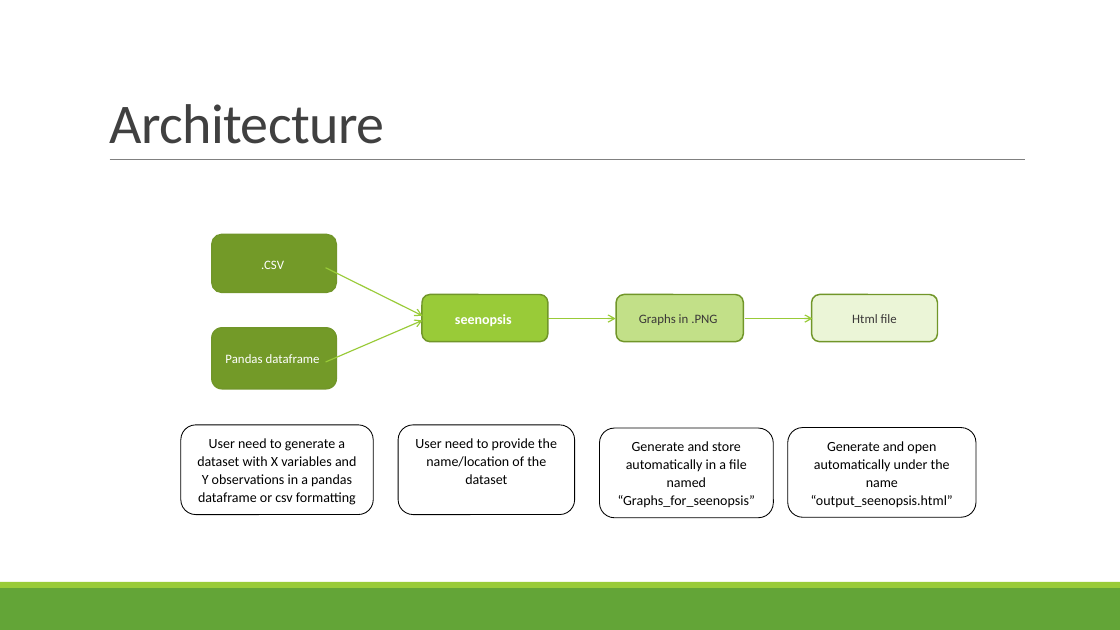
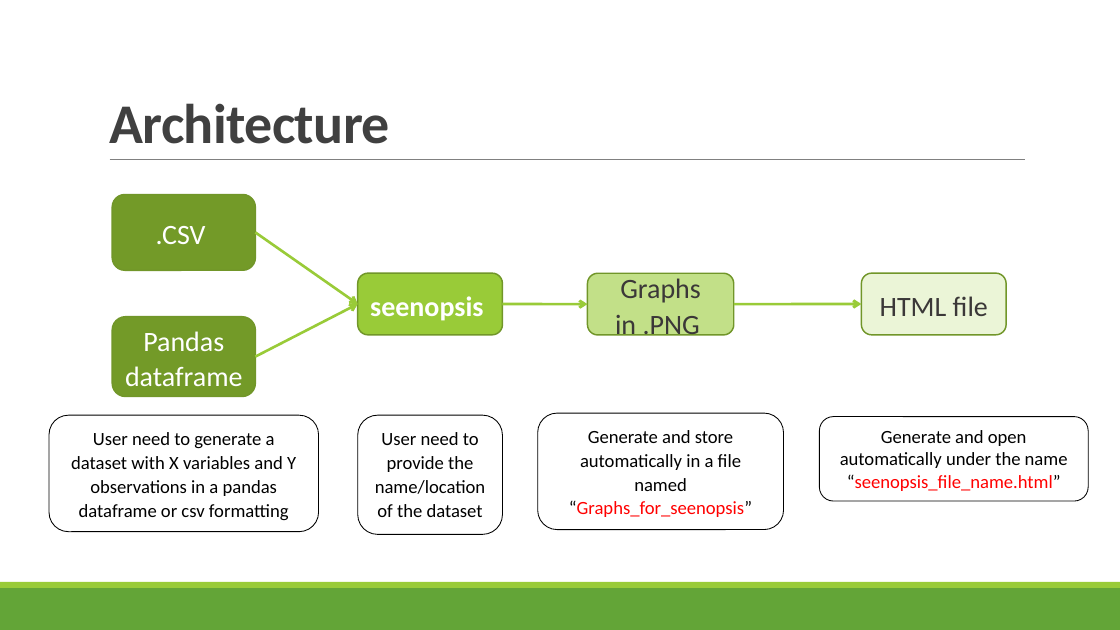
Before and after one commit to meytala/seenopsis, a slide deck: slide 5 of seenopsis_presentation.pptx. Drawn at 1120x630 pixels with LibreOffice and Linux fonts; fonts in the diff are those of the drawing. Boxes give left, top, right and bottom in pixels: in the first picture for what was removed or moved away, otherwise in the second. Text is boxed around its words. In the diff, an @@ line names an element or a change of style, - is before the commit and + after.

```diff
--- a/seenopsis_presentation.pptx
+++ b/seenopsis_presentation.pptx
@@ title "Architecture" at [109, 103, 390, 144]: bold on @@
@@ size 11 to 24 pt in 3 elements at [587, 273, 734, 334], [113, 317, 256, 397], [113, 195, 256, 271] @@
@@ rounded rectangle ".CSV": place and size @@
-rounded rectangle ".CSV" at [212, 234, 336, 292]
+rounded rectangle ".CSV" at [113, 195, 256, 271]
@@ arrow moved from (326, 268) - (423, 316) to (255, 233) - (358, 304) @@
@@ arrow (255, 233) - (358, 304): stroke #99CB38 1 pt to #99CB38 2.25 pt @@
@@ rounded rectangle "seenopsis": place and size @@
-rounded rectangle "seenopsis" at [422, 295, 548, 342]
+rounded rectangle "seenopsis" at [358, 273, 502, 334]
@@ rounded rectangle "seenopsis" at [358, 273, 502, 334]: size 12 to 24 pt @@
@@ rounded rectangle "Graphs in .PNG": place and size @@
-rounded rectangle "Graphs in .PNG" at [617, 295, 744, 342]
+rounded rectangle "Graphs in .PNG" at [587, 273, 734, 334]
@@ rounded rectangle "HTML file": place and size @@
-rounded rectangle "HTML file" at [812, 295, 938, 342]
+rounded rectangle "HTML file" at [861, 273, 1006, 334]
@@ text in rounded rectangle at [880, 296, 988, 316]: text changed; size 11 to 24 pt @@
-Html file
+HTML file
@@ rounded rectangle "Pandas dataframe": place and size @@
-rounded rectangle "Pandas dataframe" at [212, 328, 336, 389]
+rounded rectangle "Pandas dataframe" at [113, 317, 256, 397]
@@ arrow moved from (326, 362) - (423, 320) to (255, 357) - (358, 304) @@
@@ arrow (255, 357) - (358, 304): stroke #99CB38 1 pt to #99CB38 2.25 pt @@
@@ arrow moved from (548, 318) - (616, 318) to (502, 304) - (587, 304) @@
@@ arrow (502, 304) - (587, 304): stroke #99CB38 1 pt to #99CB38 2.25 pt @@
@@ arrow moved from (745, 318) - (812, 318) to (734, 304) - (861, 304) @@
@@ arrow (734, 304) - (861, 304): stroke #99CB38 1 pt to #99CB38 2.25 pt @@
@@ rounded rectangle "User need to generate a ..." at [49, 415, 318, 532]: size 12 to 16 pt @@
@@ rounded rectangle "User need to generate a ...": place and size @@
-rounded rectangle "User need to generate a ..." at [181, 425, 373, 515]
+rounded rectangle "User need to generate a ..." at [49, 415, 318, 532]
@@ rounded rectangle "User need to provide the ...": place and size @@
-rounded rectangle "User need to provide the ..." at [398, 425, 575, 515]
+rounded rectangle "User need to provide the ..." at [358, 415, 502, 534]
@@ rounded rectangle "User need to provide the ..." at [358, 415, 502, 534]: size 12 to 16 pt @@
@@ rounded rectangle "Generate and store automatically in ...": place and size @@
-rounded rectangle "Generate and store automatically in ..." at [600, 429, 774, 518]
+rounded rectangle "Generate and store automatically in ..." at [538, 413, 784, 530]
@@ rounded rectangle "Generate and store automatically in ..." at [538, 413, 784, 530]: size 12 to 16 pt; text colour #000000 to #FF0000 in "“Graphs_for_seenopsis”" @@
@@ rounded rectangle "Generate and open automatically under ...": place and size @@
-rounded rectangle "Generate and open automatically under ..." at [788, 428, 976, 518]
+rounded rectangle "Generate and open automatically under ..." at [820, 417, 1089, 502]
@@ text in rounded rectangle at [840, 430, 1068, 491]: text changed; size 12 to 16 pt @@
-Generate and open automatically under the name “output_seenopsis.html”
+Generate and open automatically under the name “seenopsis_file_name.html”
```
Also in this commit, not shown: 5 other slides changed, 1 slide added, 2 other files.
